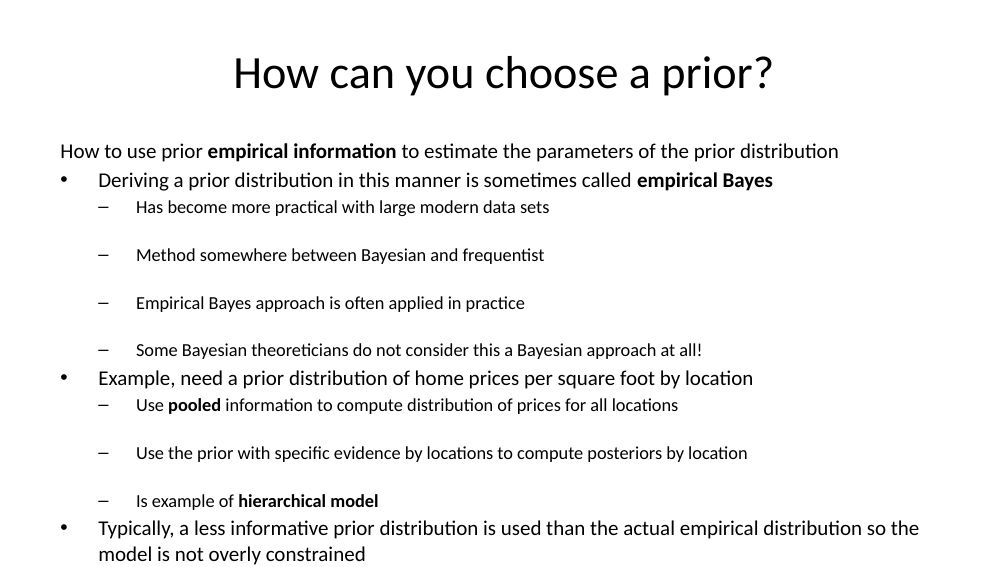
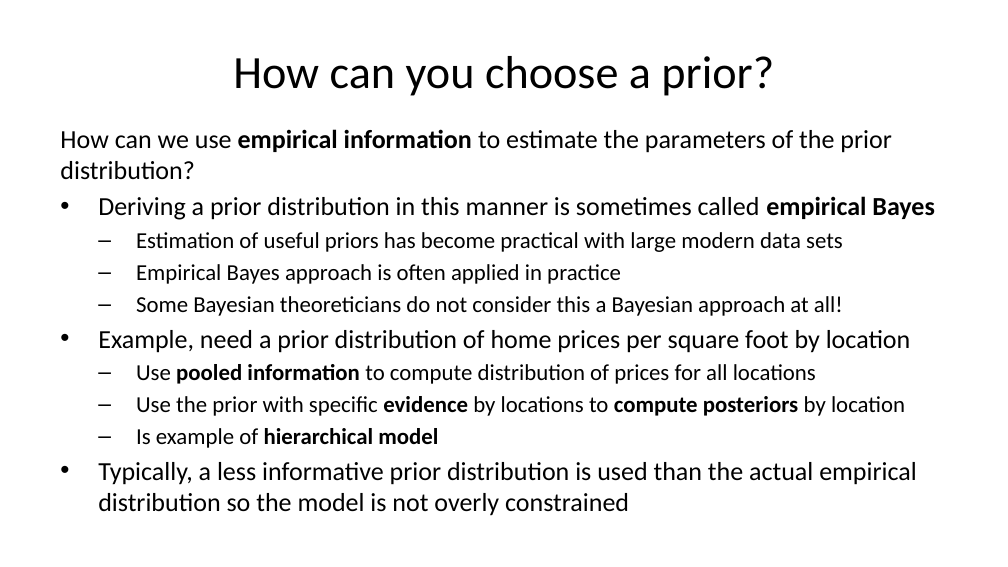
Before and after one commit to StephenElston/CSCI-E-83, a slide deck: slide 27 of LectureSlides/07_IntroductionToBayesModels.pptx (slide 26 before the commit). Drawn at 1008x567 pixels with LibreOffice and Linux fonts; fonts in the diff are those of the drawing. Boxes give left, top, right and bottom in pixels: in the first picture for what was removed or moved away, otherwise in the second. Text is boxed around its words. In the diff, an @@ line names an element or a change of style, - is before the commit and + after.

```diff
--- a/LectureSlides/07_IntroductionToBayesModels.pptx
+++ b/LectureSlides/07_IntroductionToBayesModels.pptx
@@ text "How can we use empirical ...": place and size @@
-text "How can we use empirical ..." at (60,143,919,565)
+text "How can we use empirical ..." at (60,129,934,516)
@@ text at (60,129,891,179): text changed; size 15 to 18.6 pt @@
-How to use prior empirical information to estimate the parameters of the prior distribution
+How can we use empirical information to estimate the parameters of the prior distribution?
@@ text at (98,196,934,516): size 15 to 18.6 pt in "Deriving a prior distribution in this manner ...", "Example, need a prior distribution of home ...", "Typically, a less informative prior distribution is ..."; size 13.1 to 16.3 pt in "Empirical Bayes approach is often applied in ...", "Some Bayesian theoreticians do not consider this ...", "Use pooled information to compute distribution of ...", "Use the prior with specific evidence by ..." and 1 more places; bold on in "information", "evidence compute posteriors" @@
@@ text at (136,232,843,252): text changed; size 13.1 to 16.3 pt @@
-  – Has become more practical with large modern data sets
-  – Method somewhere between Bayesian and frequentist
+  – Estimation of useful priors has become practical with large modern data sets
```
Also in this commit, not shown: 13 other slides changed, 4 slides added, 2 slides removed.
